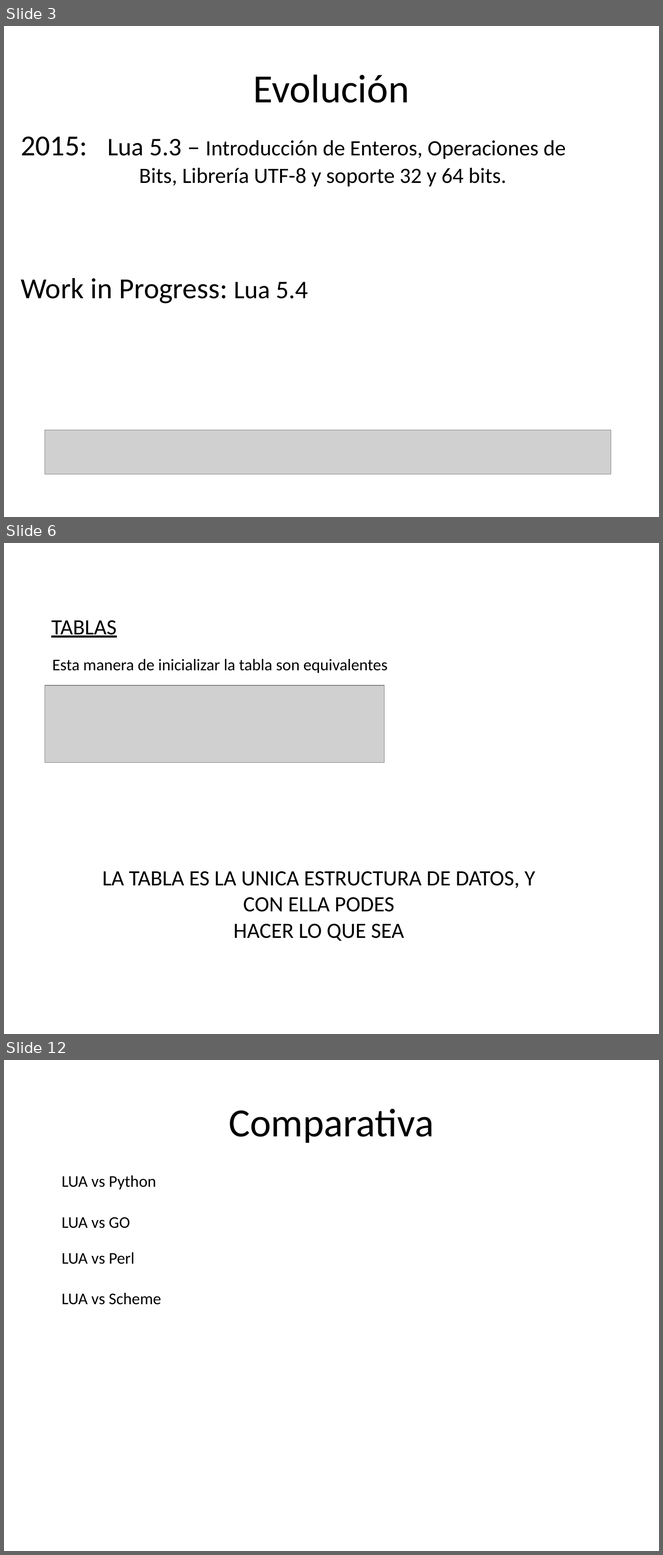
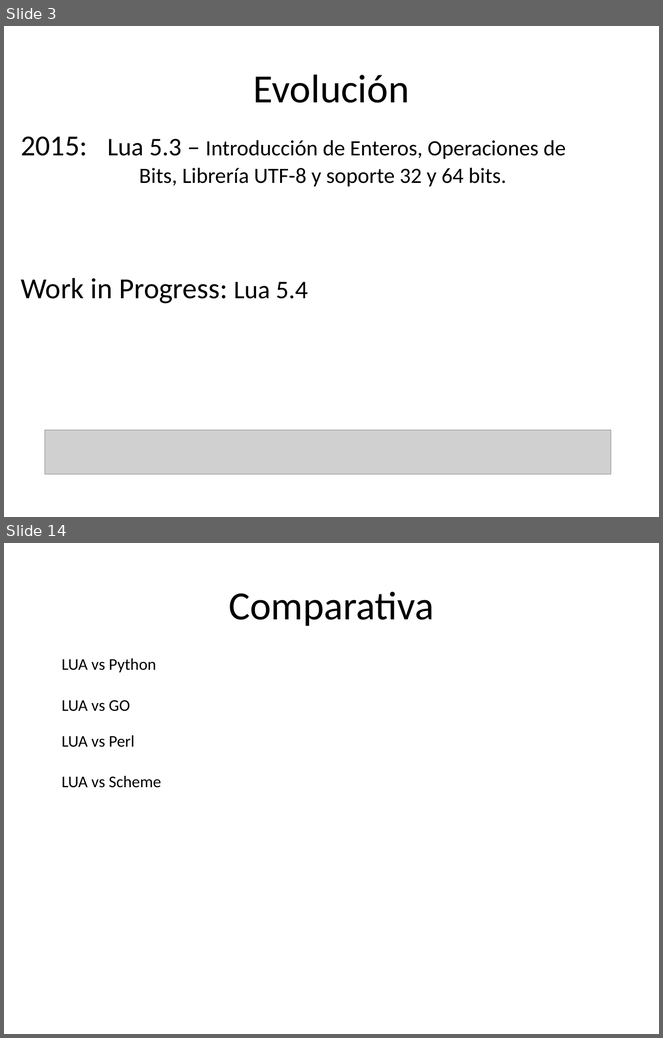
Before and after one commit to Santiago39353535/TDL, a slide deck: LUA.pptx. Shown one above the other, each under a label of ours: slides 3, 6 and 12 before the commit, slides 3 and 14 after it; the slides between them are not shown. The pictures are 663x1555 and 663x1038 pixels, drawn with LibreOffice and Linux fonts; fonts in the diff are those of the drawing; grey boxes stand for pictures; background and template pictures are left out. Boxes give left, top, right and bottom in pixels: in the first picture for what was removed or moved away, otherwise in the second. Text is boxed around its words. In the diff, an @@ line names an element or a change of style, - is before the commit and + after.

```diff
--- a/LUA.pptx
+++ b/LUA.pptx
@@ slide 6 removed at bbox=[4, 543, 659, 1034], background picture (left out) @@
@@ text removed at bbox=[51, 620, 117, 638] @@
-TABLAS
@@ text removed at bbox=[52, 659, 388, 673] @@
-Esta manera de inicializar la tabla son equivalentes
@@ picture removed at bbox=[45, 686, 384, 763] @@
@@ text removed at bbox=[102, 871, 535, 941] @@
-LA TABLA ES LA UNICA ESTRUCTURA DE DATOS, Y CON ELLA PODES
-HACER LO QUE SEA
@@ what was slide 12 is now slide 14 @@
```
Also in this commit, not shown: 5 slides changed, 5 slides added, 2 other slides removed.
